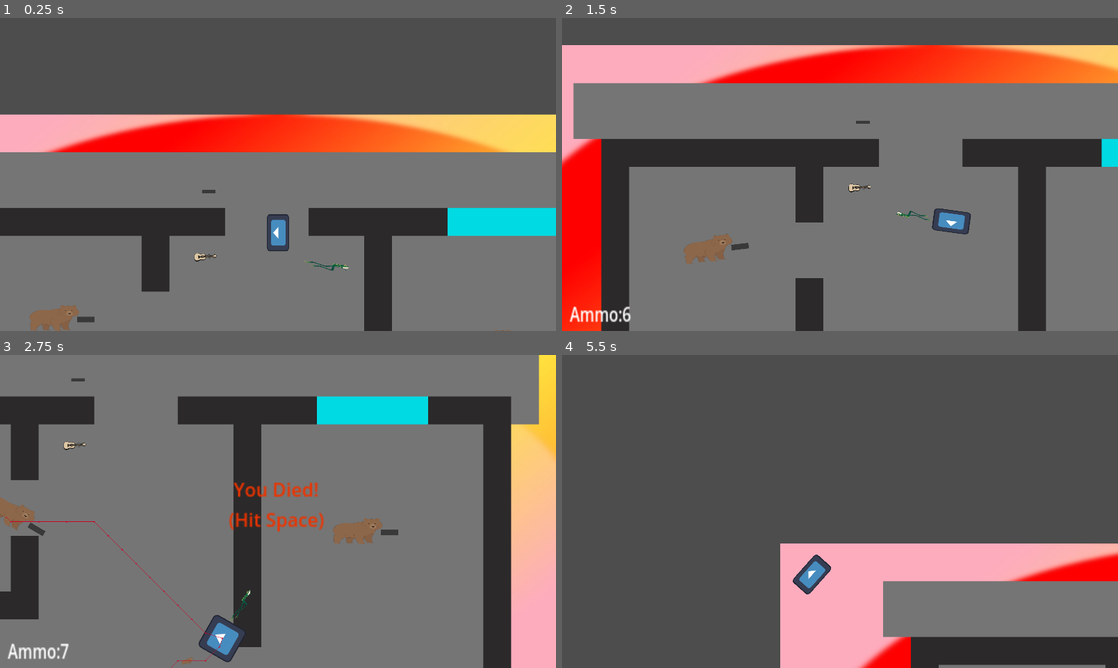
Above: before the commit, frames 1-4 (two rows, left to right).
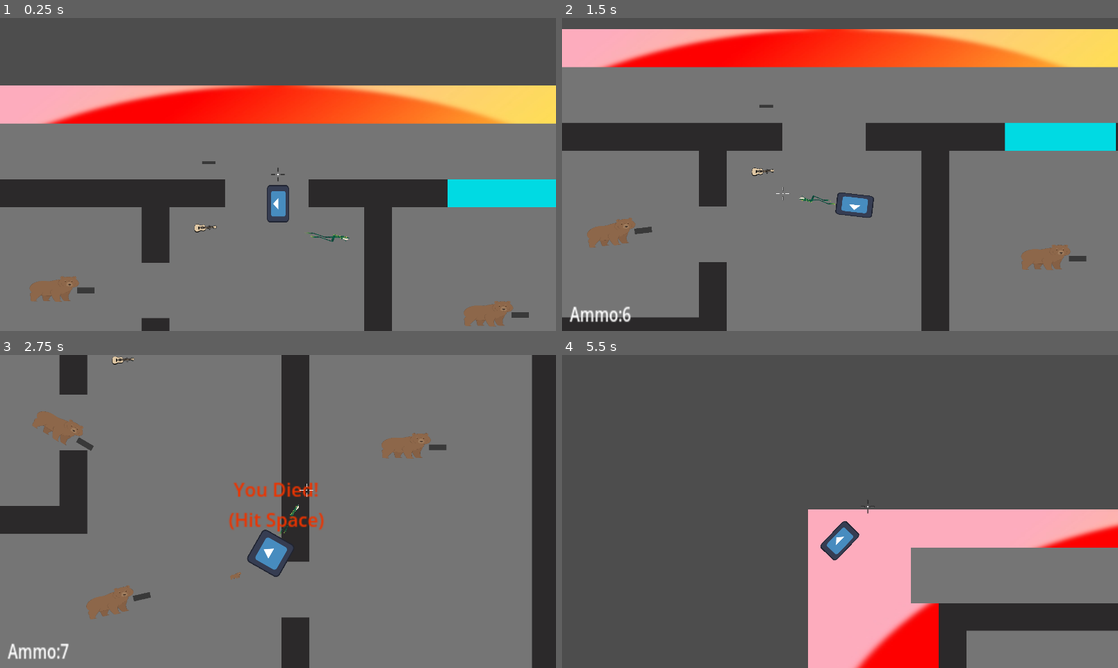
Above: after the commit, the same moments.

Repository: jceja3936/Speedial-Phoenix
Game: Godot game, scene res://scenes/level.tscn
Two runs of this game, one before a commit and one after it. Both use one fixed random seed, a clock stepped at 60 frames per second and the inputs below. The engine's default icon, where the game draws it, is replaced by a stand-in: a white triangle on a blue panel in a dark square.
Inputs (mouse positions are in pixels of both pictures, inside the frame that each line leads up to):
- Up to frame 1 (0.25 s): no input
- Up to frame 2 (1.5 s): tap Enter at 0.5 s; move the mouse to (962, 158) at 0.52 s; hold Right (Right) 0.53-1.28 s; tap Shift (Drop) at 0.6 s; tap Space (Respawn) at 1.25 s; move the mouse to (728, 190) at 1.27 s; hold S (Down) from 1.28 s (still down); tap F (Pick up) at 1.35 s
- Up to frame 3 (2.75 s): move the mouse to (333, 442) at 2.02 s; release S (Down) at 2.03 s; press the mouse at (333, 442) at 2.03 s; hold Right (Right) from 2.03 s (still down)
- Up to frame 4 (5.5 s): tap Space (Respawn) at 2.75, 4.15 s; move the mouse to (812, 574) at 2.77 s; release Right (Right) at 2.78 s; release the mouse at (812, 574) at 2.78 s; hold W (Up) 2.78-3.53 s; tap Shift (Drop) at 2.85, 5.1 s; move the mouse to (1006, 558) at 3.52 s; hold Left (Left) 3.53-5.03 s; tap F (Pick up) at 3.6 s; move the mouse to (673, 464) at 4.27 s; click (673, 464) at 4.35 s; move the mouse to (867, 511) at 5.02 s; hold S (Down) from 5.03 s (still down)

The runs differ from the first frame. In frame 1, 38% of the frame differs, in the area x 0-100%, y 21-100%; in frame 2, 44%, in the area x 0-100%, y 3-100%; in frame 3, 33%; in frame 4, 20%.

Commit message:
Cursor Added And Cam fix
The camera is no longer horrible, and a cursor was added that orbits the player so you know where you're aiming

Diff:
--- a/speedialChicago/camera_2d.gd
+++ b/speedialChicago/camera_2d.gd
@@ -5,8 +5,14 @@
 
 # Called every frame. 'delta' is the elapsed time since the previous frame.
 func _process(_delta: float) -> void:
-	if cameFollow:
-		position = lerp(player.global_position, get_global_mouse_position(), .5);
+	if cameFollow and player.get_global_position().distance_to(get_global_mouse_position()) > 290:
+		position = lerp(player.get_global_position(), (player.get_global_position() + Vector2(500, 0).rotated(get_angle_to(get_global_mouse_position()))), .1)
+		$Cursors.position = player.get_global_position()
+		$Cursors.offset = Vector2(500, 0).rotated(get_angle_to(get_global_mouse_position()))
+	else:
+		position = lerp(position, player.get_global_position(), 1)
+		$Cursors.position = get_global_mouse_position()
+		$Cursors.offset = Vector2.ZERO
 
 	if Input.is_action_just_pressed("Respawn") and player.get("dead") == null:
 		get_tree().change_scene_to_file("res://scenes/level.tscn")
@@ -21,10 +27,12 @@
 
 func updateAmmo(amount: int):
 	$AmAm.show()
+	$AmAm.top_level = true
 	$AmAm.text = "Ammo: " + str(amount)
 
 
 func _ready() -> void:
+	$Cursors.top_level = true
 	Input.set_mouse_mode(Input.MOUSE_MODE_CONFINED_HIDDEN)
 	$AmAm.hide()
 	$Respawn.hide()
--- a/speedialChicago/scenes/enemy.tscn
+++ b/speedialChicago/scenes/enemy.tscn
@@ -46,8 +46,6 @@
 target_desired_distance = 50.0
 path_postprocessing = 1
 avoidance_enabled = true
-debug_enabled = true
-debug_use_custom = true
 debug_path_custom_color = Color(0.819208, 0, 0.150501, 1)
 
 [connection signal="velocity_computed" from="NavigationAgent2D" to="." method="_on_navigation_agent_2d_velocity_computed"]
--- a/speedialChicago/scenes/level.tscn
+++ b/speedialChicago/scenes/level.tscn
@@ -7,6 +7,7 @@
 [ext_resource type="PackedScene" uid="uid://byqq6tb73yo2i" path="res://scenes/pistol.tscn" id="5_ppgk2"]
 [ext_resource type="Script" uid="uid://chkhd3dmd1eha" path="res://camera_2d.gd" id="6_2r41h"]
 [ext_resource type="PackedScene" uid="uid://bfkltf78e2mmp" path="res://scenes/rifle.tscn" id="7_klq6b"]
+[ext_resource type="Texture2D" uid="uid://didtkpnuwu263" path="res://assets/Cursor2 - Copy.png" id="8_8c41q"]
 [ext_resource type="PackedScene" uid="uid://dowe60l1v3rl6" path="res://scenes/shotgun.tscn" id="8_b121j"]
 
 [sub_resource type="NavigationPolygon" id="NavigationPolygon_olg7q"]
@@ -118,7 +119,7 @@
 collision_mask = 2
 
 [node name="Camera2D" type="Camera2D" parent="." node_paths=PackedStringArray("player")]
-position = Vector2(964, -239)
+position = Vector2(936, -188)
 offset = Vector2(0, -100)
 script = ExtResource("6_2r41h")
 player = NodePath("../Player")
@@ -141,6 +142,10 @@
 text = " You Died!
 (Hit Space)"
 
+[node name="Cursors" type="Sprite2D" parent="Camera2D"]
+scale = Vector2(0.5, 0.5)
+texture = ExtResource("8_8c41q")
+
 [node name="Enemies" type="Node" parent="."]
 
 [node name="Enemy2" parent="Enemies" node_paths=PackedStringArray("player") instance=ExtResource("4_mx8sn")]
Binary file added: speedialChicago/assets/Cursor2 - Copy.png
Not shown, added: speedialChicago/assets/Cursor2 - Copy.png.import
Not shown: 1 places in speedialChicago/scenes/level.tscn that only renumber resources
